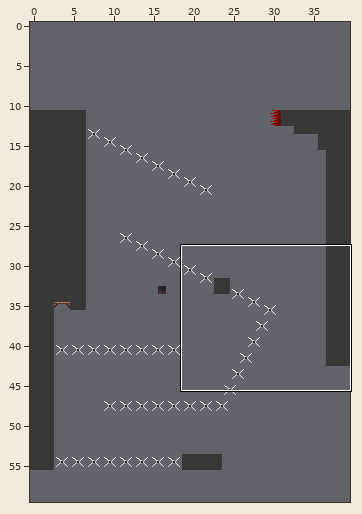
Tiled map (JSON), stored at Bin/Levels/Level_16.json. The picture above shows the old version from afar; the outline marks the close-up.
Close-up. The starting point:
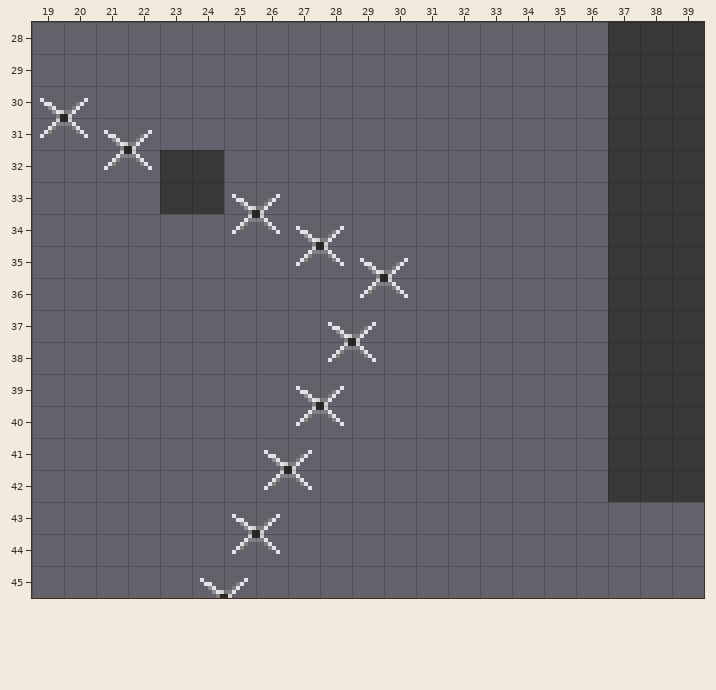
Cells are 8x8 px. Shown: x 19..39, y 28..45. The commit also changed other parts of the map, which this record leaves out.
Once edited:
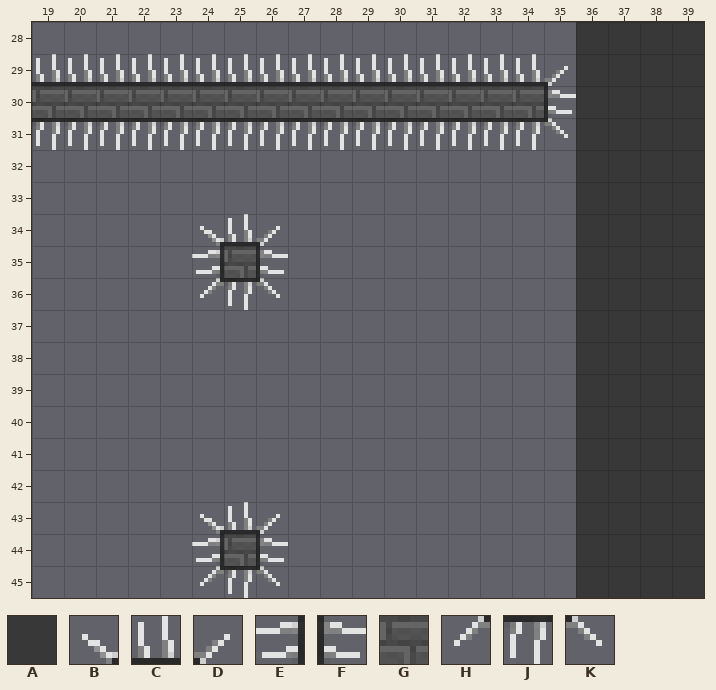
Key: from "passontileset": A 321, B 343, C 344, D 345, E 375, F 377, G 378, H 407, J 408, K 409.
_ is an empty cell.
From old to new:
Layer "FG1":
There is now tile A in rows 28 to 42 at x 36; in rows 43 to 45 at x 36 to 39.
Tile A is removed in rows 32 to 33 at x 23 to 24.
Layer "FG2":
There is now tile B in row 34 at x 24; in row 43 at x 24.
The edit turns tile B into tile C in row 43 at x 25.
The edit turns tile H into tile C in row 34 at x 25.
There is now tile C in row 29 at x 19 to 34.
The edit turns tile K into tile D in row 34 at x 26.
There is now tile D in row 29 at x 35.
There is now tile E in row 35 at x 24; in row 44 at x 24.
The edit turns tile K into tile F in row 44 at x 26.
There is now tile F in row 30 at x 35; in row 35 at x 26.
The edit turns tile B into tile G in row 30 at x 19.
The edit turns tile D into tile G in row 30 at x 20.
The edit turns tile H into tile G in row 44 at x 25.
There is now tile G in row 30 at x 21 to 34; in row 35 at x 25.
The edit turns tile B into tile H in row 45 at x 24.
There is now tile H in row 36 at x 24.
The edit turns tile B into tile J in row 31 at x 21.
The edit turns tile D into tile J in row 31 at x 22; in row 45 at x 25.
The edit turns tile H into tile J in row 31 at x 19.
The edit turns tile K into tile J in row 31 at x 20.
There is now tile J in row 31 at x 23 to 34; in row 36 at x 25.
There is now tile K in row 31 at x 35; in row 36 at x 26; in row 45 at x 26.
Tile B is removed in row 33 at x 25; in row 34 at x 27; in row 35 at x 29; in row 37 at x 28; in row 39 at x 27; in row 41 at x 26.
Tile D is removed in row 33 at x 26; in row 34 at x 28; in row 35 at x 30; in row 37 at x 29; in row 39 at x 28; in row 41 at x 27.
Tile H is removed in row 32 at x 21; in row 35 at x 27; in row 36 at x 29; in row 38 at x 28; in row 40 at x 27; in row 42 at x 26.
Tile K is removed in row 32 at x 22; in row 35 at x 28; in row 36 at x 30; in row 38 at x 29; in row 40 at x 28; in row 42 at x 27.
